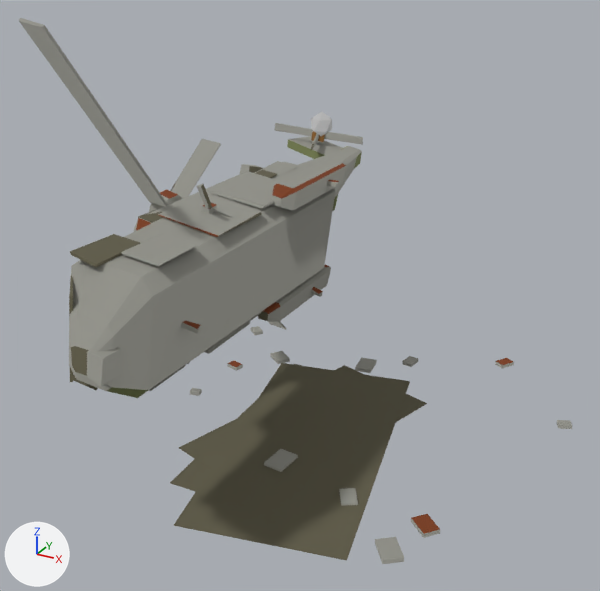
Renders of the FBX model entregas/teo-modelado/restos-k8-7nov/SM_RestosNH90_v1_LOD0.fbx from each side of a commit.
One viewpoint serves both versions: a camera (50 mm lens) standing at (9.23, -18.46, 13.07) and looking at (-0.58, -0.63, 4.16). The axes (+X, +Y, +Z) are drawn at lower left. The lights are the same throughout. The first picture is the older version. Where no turn or scale is listed for an object, it has been applied to the vertices.

Names of what the first picture shows: 'SM_bloques.restos_nh90_v1_LOD0' and 1 more.
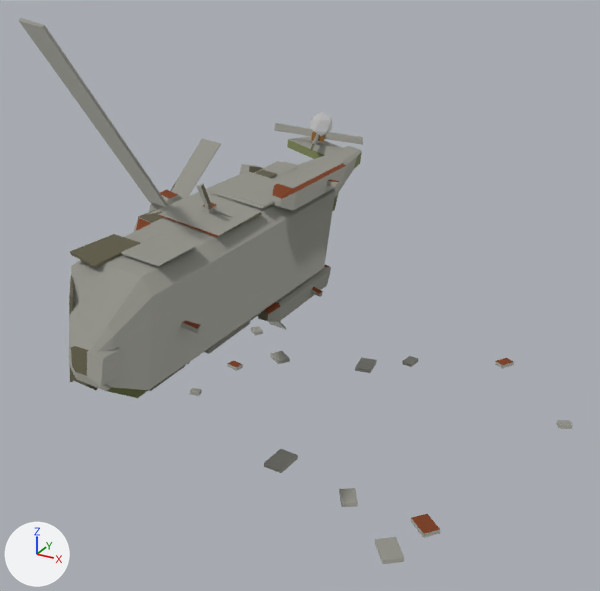
Pixel boxes (x1, y1, x2, y2) of what changed, in the pictures (600 x 591 px):
part 1 of me_sm_bloques_restos_nh90_v1_lod0_001, deleted: before (170, 364, 302, 492)
part 2 of me_sm_bloques_restos_nh90_v1_lod0_001, deleted: before (179, 365, 427, 469)
part 3 of me_sm_bloques_restos_nh90_v1_lod0_001, deleted (brown): before (174, 363, 410, 561)

What changed in the scene script:
```text
Change me_sm_bloques_restos_nh90_v1_lod0_001:
    used by ob_sm_bloques_restos_nh90_v1_lod0; location = (0.0, 0.0, 0.0)
    remove me_sm_bloques_restos_nh90_v1_lod0_001.from_pydata(...)  # 660 vertices, 584 faces; spans x -5.9..6.3, y -8.1..9.3, z 0.0..11.6
    add me_sm_bloques_restos_nh90_v1_lod0_001.from_pydata(...)  # 636 vertices, 566 faces; spans x -5.9..6.3, y -8.1..9.3, z 0.0..11.6
    me_sm_bloques_restos_nh90_v1_lod0_001 part 1: the loose piece of 8 vertices spanning x -2.6..1.3, y -4.5..2.8, z 0.0 is deleted
    me_sm_bloques_restos_nh90_v1_lod0_001 part 2: the loose piece of 8 vertices spanning x -3.0..2.1, y -4.1..3.3, z 0.0 is deleted
    me_sm_bloques_restos_nh90_v1_lod0_001 part 3: the loose piece of 8 vertices spanning x -3.0..3.0, y -5.8..3.4, z 0.0 is deleted
```
